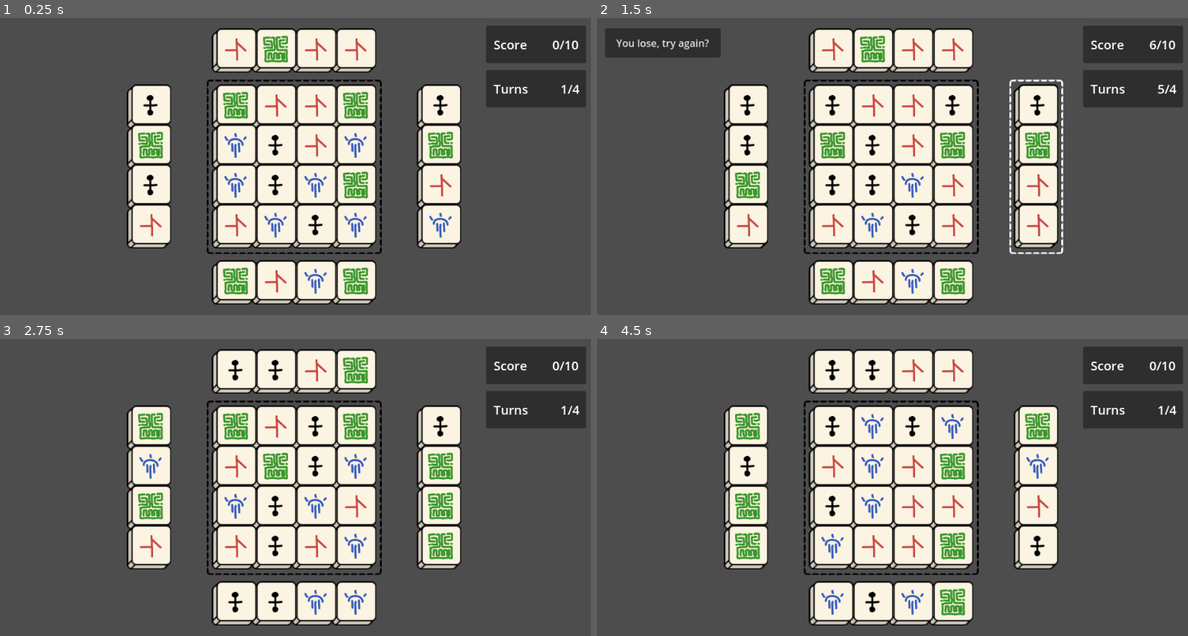
Above: before the commit, frames 1-4 (two rows, left to right).
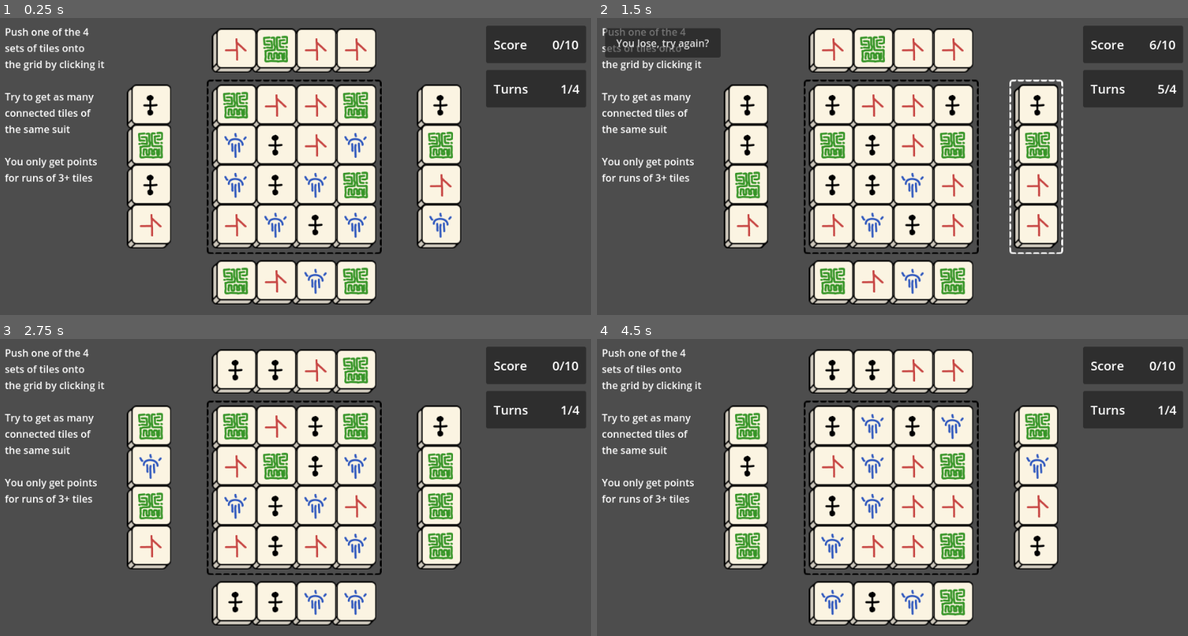
Above: after the commit, the same moments.

Repository: craigmjohnston/ld55
Game: Godot game, scene res://scenes/main.tscn
Two runs of this game, one before a commit and one after it. Both use one fixed random seed, a clock stepped at 60 frames per second and the inputs below.
Inputs (mouse positions are in pixels of both pictures, inside the frame that each line leads up to):
- Up to frame 1 (0.25 s): no input
- Up to frame 2 (1.5 s): tap Enter at 0.5 s; move the mouse to (744, 166) at 0.52 s; hold Right (right_upnext) 0.53-1.28 s; click (744, 166) at 0.67 s; tap Space at 1.25 s; move the mouse to (1034, 166) at 1.27 s; hold Left (left_upnext) from 1.28 s (still down); click (1034, 166) at 1.42 s
- Up to frame 3 (2.75 s): release Left (left_upnext) at 2 s; click "You lose, try again?" at 2 s
- Up to frame 4 (4.5 s): tap Enter at 2.75 s; move the mouse to (744, 487) at 2.77 s; hold Right (right_upnext) 2.78-3.53 s; click (744, 487) at 2.92 s; tap Space at 3.5 s; move the mouse to (1034, 487) at 3.52 s; hold Down (bottom_upnext) 3.53-4.25 s; click (1034, 487) at 3.67 s; click "You lose, try again?" at 4.25 s

The runs differ from the first frame. In frame 1, 1.5% of the frame differs, in the area x 0-18%, y 3-56%; in frame 2, 1.4%; in frame 3, 1.5%; in frame 4, 1.5%.

Commit message:
Add some tutorial text

Diff:
--- a/scenes/gameplay.tscn
+++ b/scenes/gameplay.tscn
@@ -88,3 +88,15 @@
 label_settings = SubResource("LabelSettings_wvvlj")
 horizontal_alignment = 2
 vertical_alignment = 1
+
+[node name="Label" type="Label" parent="."]
+offset_left = -465.0
+offset_top = -226.0
+offset_right = -304.0
+offset_bottom = -177.0
+text = "Push one of the 4 sets of tiles onto the grid by clicking it
+
+Try to get as many connected tiles of the same suit
+
+You only get points for runs of 3+ tiles"
+autowrap_mode = 2
